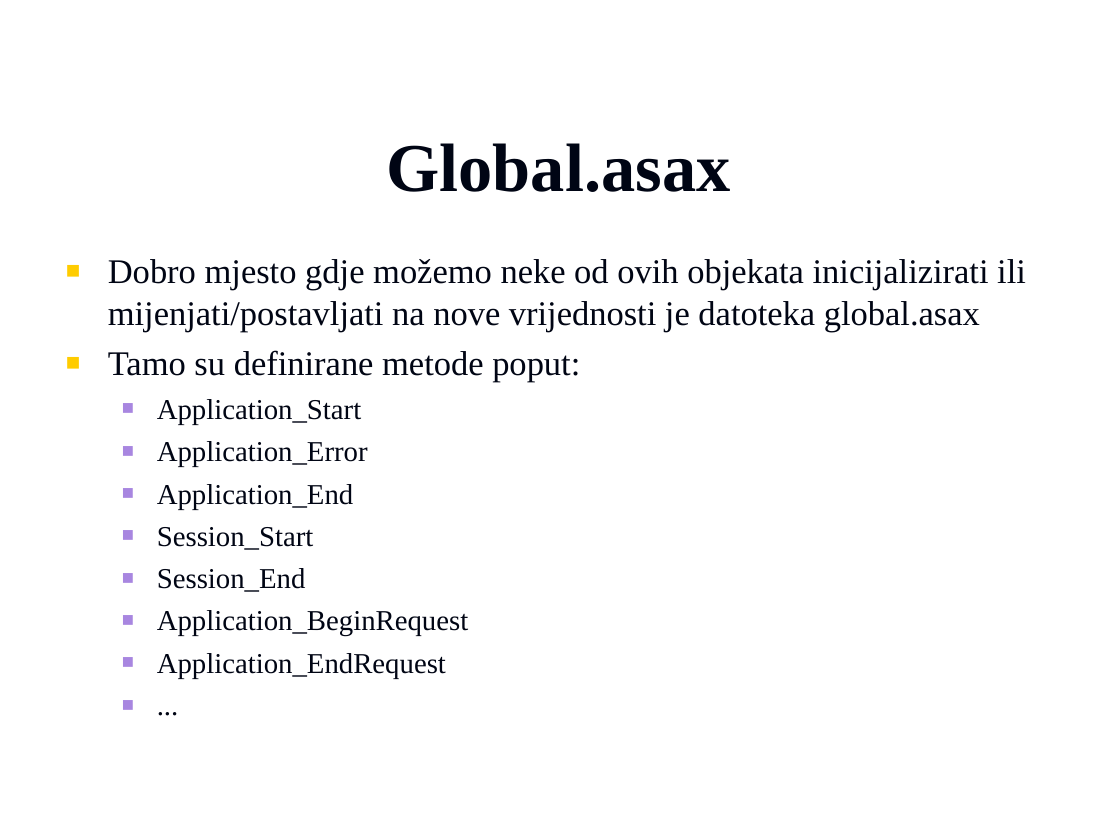
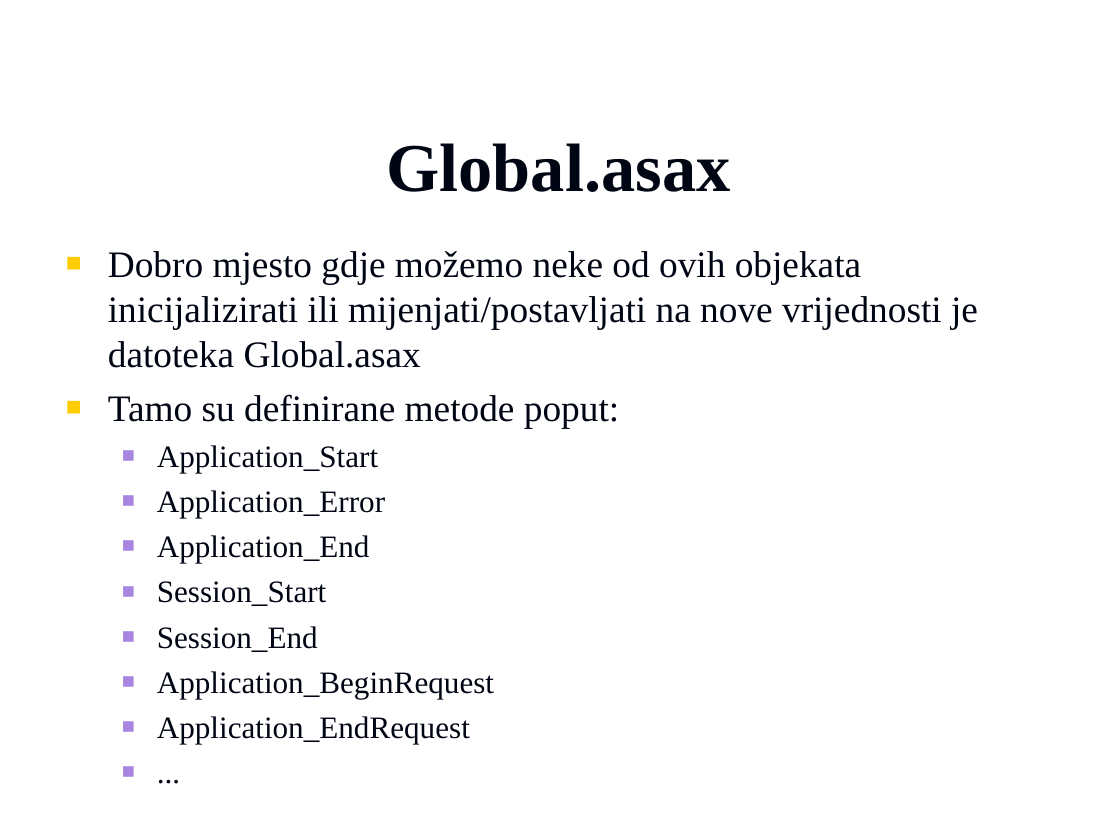
Before and after one commit to vzdesic/PZI, a slide deck: slide 5 of PPTs/14 MVC globalni objekti.ppt (slide 3 before the commit). Drawn at 1120x840 pixels with LibreOffice and Linux fonts; fonts in the diff are those of the drawing; background and template pictures are left out. Boxes give left, top, right and bottom in pixels: in the first picture for what was removed or moved away, otherwise in the second. Text is boxed around its words. In the diff, an @@ line names an element or a change of style, - is before the commit and + after.

Commit message:
Dorada globalnih objekata i zadataka
vzdesic

```diff
--- a/PPTs/14 MVC globalni objekti.ppt
+++ b/PPTs/14 MVC globalni objekti.ppt
@@ text "Dobro mjesto gdje možemo neke ..." moved from (x1=108, y1=259, x2=1026, y2=679) to (x1=108, y1=251, x2=978, y2=744) @@
@@ text at (x1=108, y1=251, x2=978, y2=368): text changed; size 22.2 to 24 pt @@
-■ Dobro mjesto gdje možemo neke od ovih objekata inicijalizirati ili mijenjati/postavljati na nove vrijednosti je datoteka global.asax
+■ Dobro mjesto gdje možemo neke od ovih objekata inicijalizirati ili mijenjati/postavljati na nove vrijednosti je datoteka Global.asax
@@ text at (x1=108, y1=394, x2=619, y2=744): size 22.2 to 24 pt in "Tamo su definirane metode poput:"; size 18.5 to 20 pt in "Application_Start", "Application_Error", "Application_End", "Session_Start" and 4 more places @@
```
Also in this commit, not shown: 1 other slide changed, 2 slides added, 2 other files.
